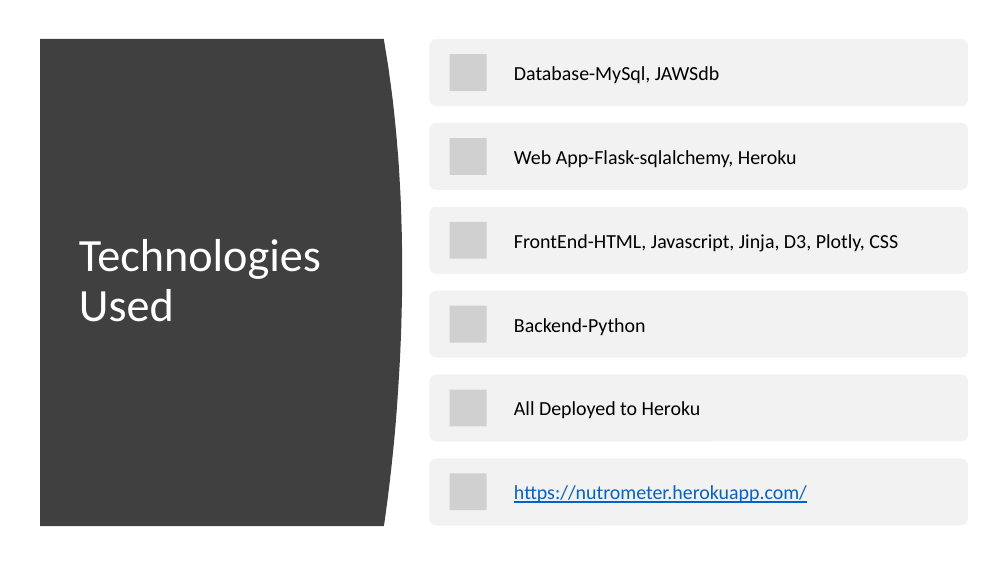
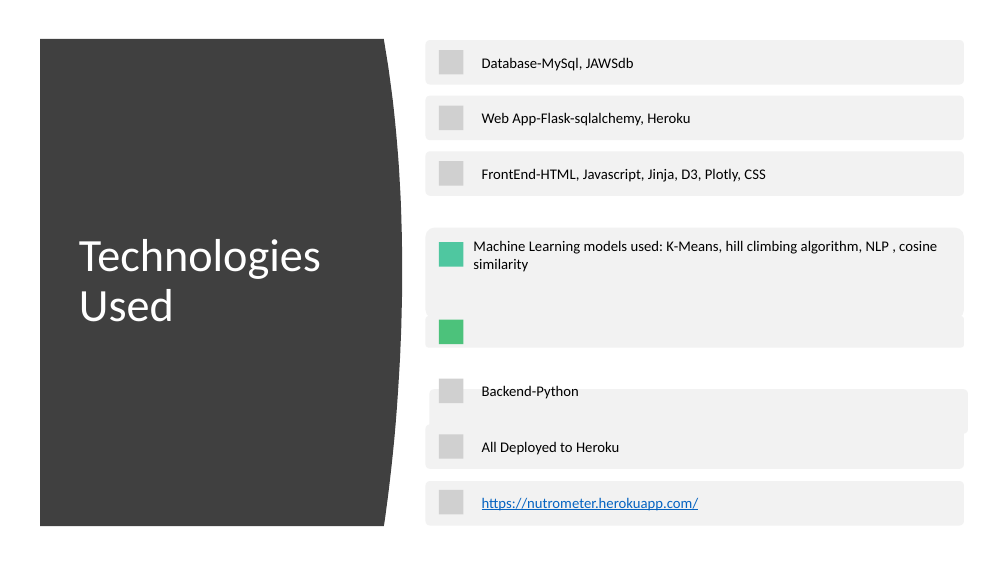
Before and after one commit to Rebel-Scum-Analytical/TeamProject3, a slide deck: slide 4 of Nutrometer.pptx. Drawn at 1008x567 pixels with LibreOffice and Linux fonts; fonts in the diff are those of the drawing; grey boxes stand for pictures. Boxes give left, top, right and bottom in pixels: in the first picture for what was removed or moved away, otherwise in the second. Text is boxed around its words. In the diff, an @@ line names an element or a change of style, - is before the commit and + after.

Commit message:
update the nutrometer deck

```diff
--- a/Nutrometer.pptx
+++ b/Nutrometer.pptx
@@ rounded rectangle: place and size @@
-rounded rectangle at bbox=[430, 39, 968, 107]
+rounded rectangle at bbox=[426, 40, 964, 85]
@@ text "Database-MySql, JAWSdb": place and size @@
-text "Database-MySql, JAWSdb" at bbox=[514, 66, 719, 84]
+text "Database-MySql, JAWSdb" at bbox=[482, 57, 634, 71]
@@ picture: place and size @@
-picture at bbox=[450, 138, 487, 175]
+picture at bbox=[439, 106, 464, 130]
@@ text "Web App-Flask-sqlalchemy, Heroku": place and size @@
-text "Web App-Flask-sqlalchemy, Heroku" at bbox=[514, 150, 797, 168]
+text "Web App-Flask-sqlalchemy, Heroku" at bbox=[482, 112, 690, 126]
@@ rounded rectangle: place and size @@
-rounded rectangle at bbox=[430, 123, 968, 191]
+rounded rectangle at bbox=[426, 151, 964, 196]
@@ picture: place and size @@
-picture at bbox=[450, 222, 487, 259]
+picture at bbox=[439, 161, 464, 185]
@@ size 19 to 14 pt; less space between paragraphs in 6 elements at bbox=[482, 57, 634, 71], bbox=[482, 497, 699, 511], bbox=[482, 112, 690, 126], bbox=[482, 441, 619, 455], bbox=[482, 386, 579, 399], bbox=[482, 168, 765, 182] @@
@@ text "FrontEnd-HTML, Javascript, Jinja, D3, Plotly, ...": place and size @@
-text "FrontEnd-HTML, Javascript, Jinja, D3, Plotly, ..." at bbox=[514, 234, 898, 252]
+text "FrontEnd-HTML, Javascript, Jinja, D3, Plotly, ..." at bbox=[482, 168, 765, 182]
@@ rounded rectangle: place and size @@
-rounded rectangle at bbox=[430, 207, 968, 274]
+rounded rectangle at bbox=[426, 228, 964, 319]
@@ rounded rectangle: place and size @@
-rounded rectangle at bbox=[430, 290, 968, 358]
+rounded rectangle at bbox=[426, 316, 964, 348]
@@ rounded rectangle: place and size @@
-rounded rectangle at bbox=[430, 374, 968, 442]
+rounded rectangle at bbox=[430, 389, 968, 434]
@@ text "Backend-Python": place and size @@
-text "Backend-Python" at bbox=[514, 318, 646, 336]
+text "Backend-Python" at bbox=[482, 386, 579, 399]
@@ text "All Deployed to Heroku": place and size @@
-text "All Deployed to Heroku" at bbox=[514, 401, 701, 419]
+text "All Deployed to Heroku" at bbox=[482, 441, 619, 455]
@@ group removed at bbox=[450, 54, 487, 510]: 4 pictures @@
@@ rounded rectangle: place and size @@
-rounded rectangle at bbox=[430, 458, 968, 526]
+rounded rectangle at bbox=[426, 481, 964, 526]
@@ group added at bbox=[426, 50, 964, 514]: 4 pictures, 2 rounded rectangles, 2 rectangles, 1 text @@
+Machine Learning models used: K-Means, hill climbing algorithm, NLP , cosine similarity
@@ text "https://nutrometer.herokuapp.com/": place and size @@
-text "https://nutrometer.herokuapp.com/" at bbox=[514, 485, 807, 503]
+text "https://nutrometer.herokuapp.com/" at bbox=[482, 497, 699, 511]
```
Also in this commit, not shown: 2 slides added.
